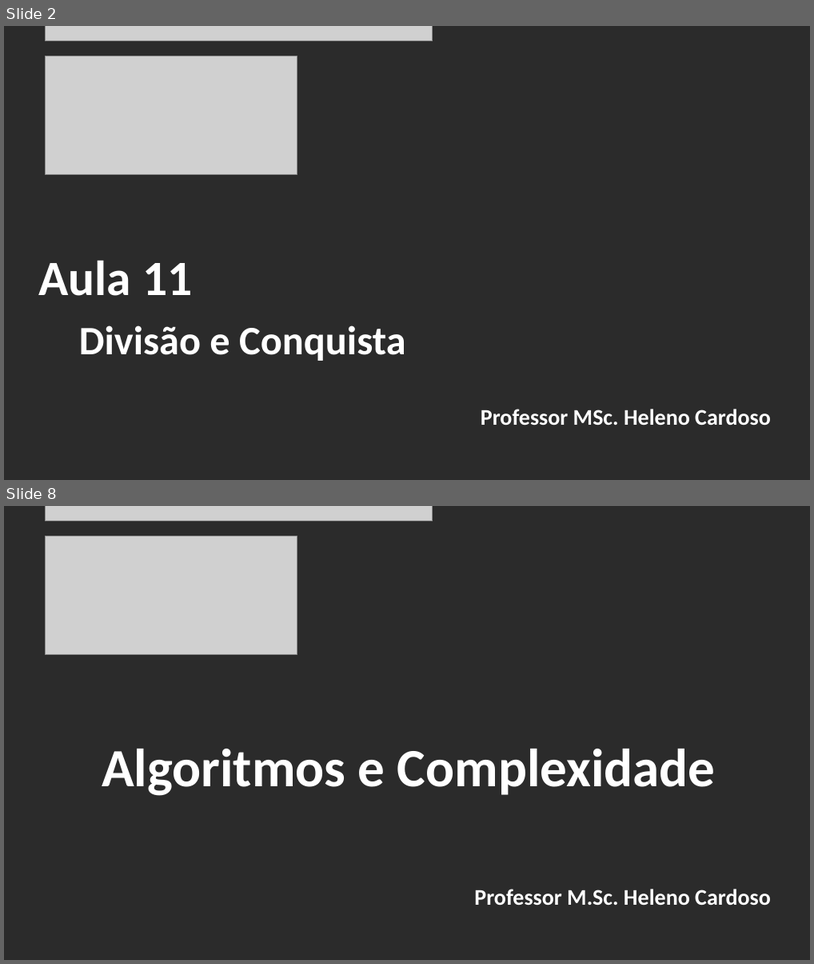
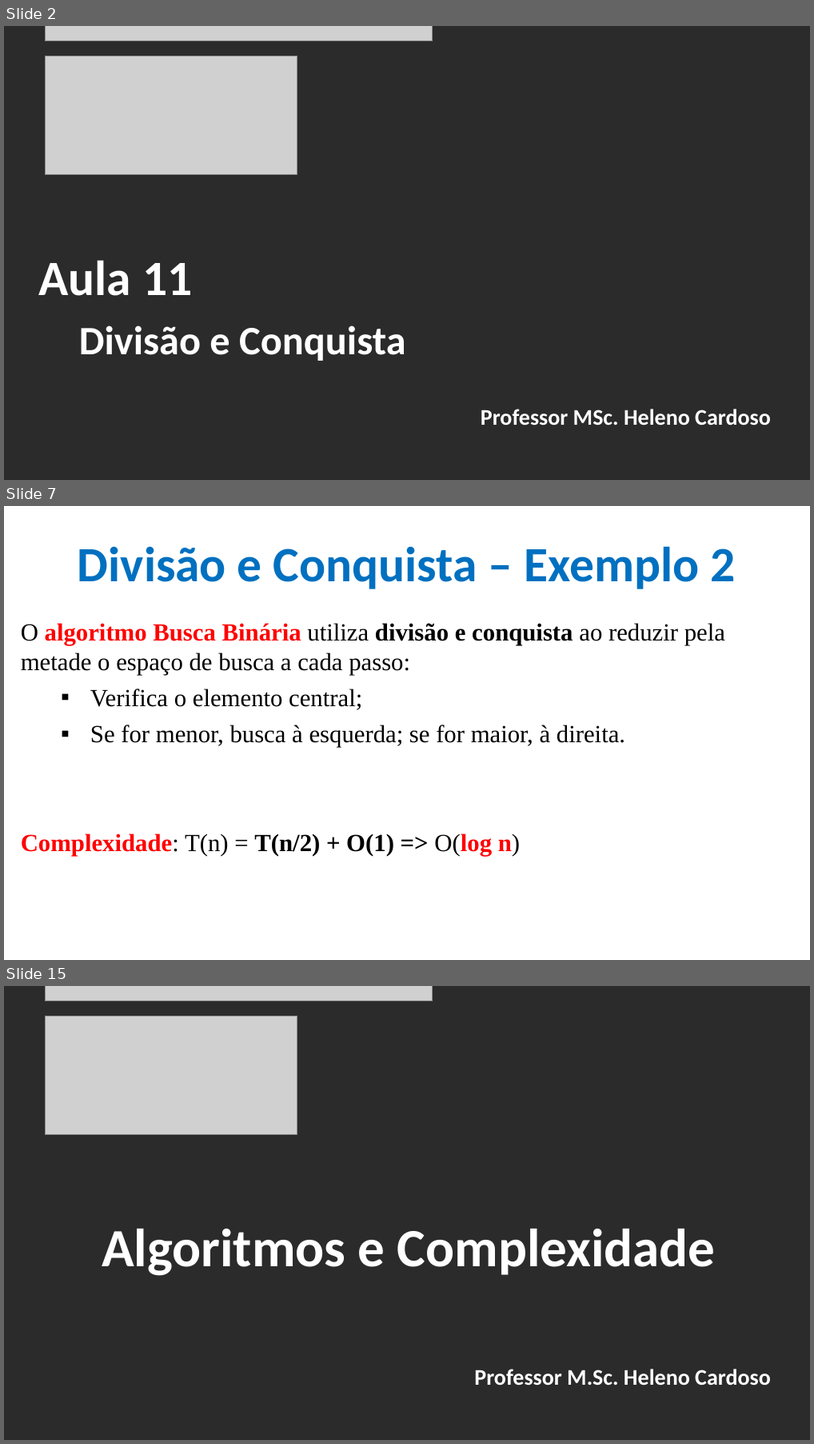
Before and after one commit to CloudEducationBrazil/WydenAlgoritmosEComplexidade, a slide deck: 01 Classes/Aula 11 - Algoritmos e Complexidade - Divisão e Conquista.pptx. Shown one above the other, each under a label of ours: slides 2 and 8 before the commit, slides 2, 7 and 15 after it; the slides between them are not shown. The pictures are 814x964 and 814x1444 pixels, drawn with LibreOffice and Linux fonts; fonts in the diff are those of the drawing; grey boxes stand for pictures; background and template pictures are left out; a plain dark background stands for a picture behind light text. Boxes give left, top, right and bottom in pixels: in the first picture for what was removed or moved away, otherwise in the second. Text is boxed around its words. In the diff, an @@ line names an element or a change of style, - is before the commit and + after.

Commit message:
Alg e Compl - Alg Gulosos e Divisão e Conquista 21102025

```diff
--- a/01 Classes/Aula 11 - Algoritmos e Complexidade - Divisão e Conquista.pptx
+++ b/01 Classes/Aula 11 - Algoritmos e Complexidade - Divisão e Conquista.pptx
@@ slide 7 added at bbox=[4, 506, 810, 960], background picture (left out) @@
@@ title added at bbox=[78, 546, 735, 589], 44 pt, text #0070C0, bold @@
+Divisão e Conquista – Exemplo 2
@@ text added at bbox=[21, 623, 726, 856], 22 pt, text #000000 @@
+O algoritmo Busca Binária utiliza divisão e conquista ao reduzir pela metade o espaço de busca a cada passo:
+  ▪ Verifica o elemento central;
+  ▪ Se for menor, busca à esquerda; se for maior, à direita.
+Complexidade: T(n) = T(n/2) + O(1) => O(log n)
@@ what was slide 8 is now slide 15 @@
```
Also in this commit, not shown: 4 slides changed, 7 other slides added, 1 slide removed, 21 other files.
